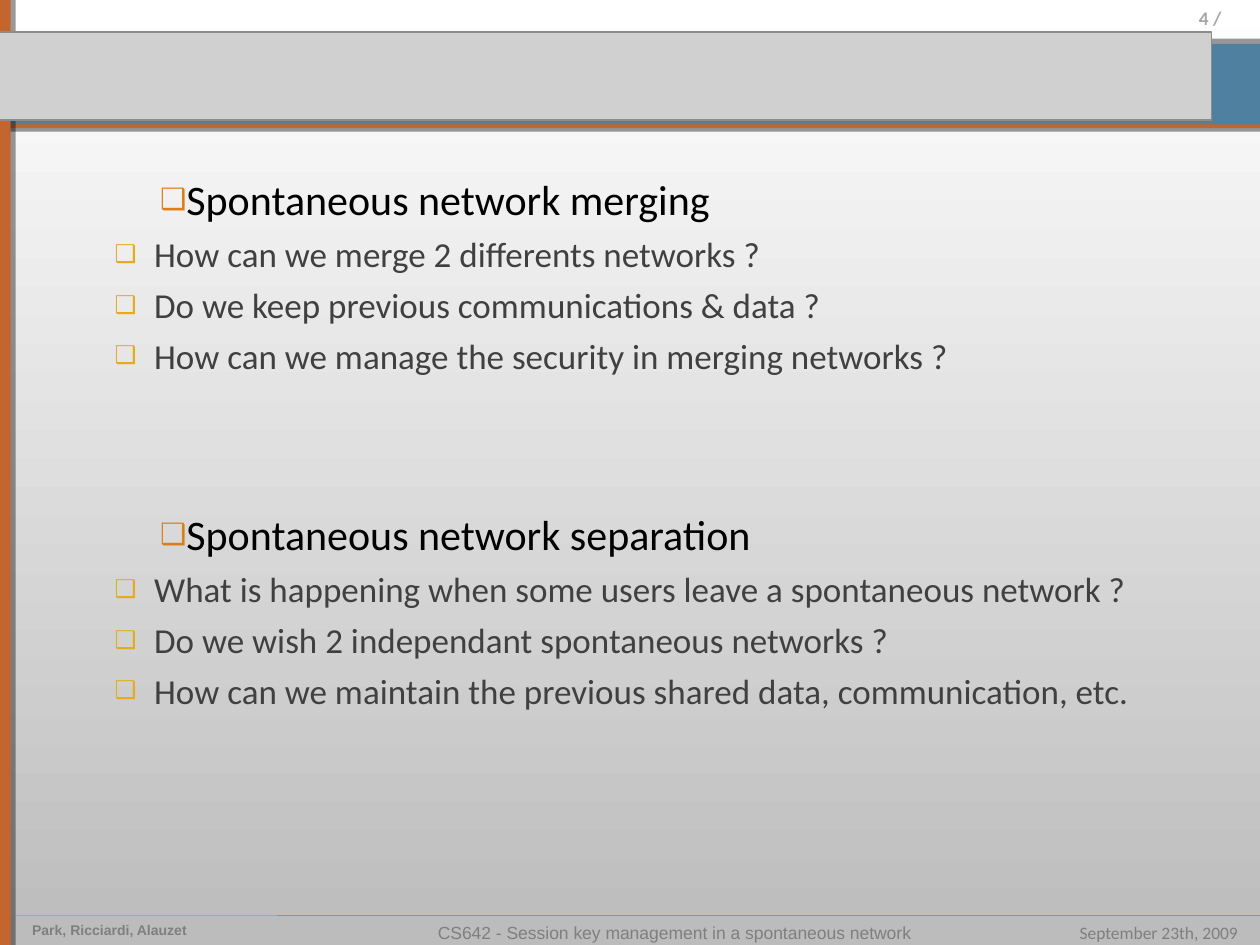
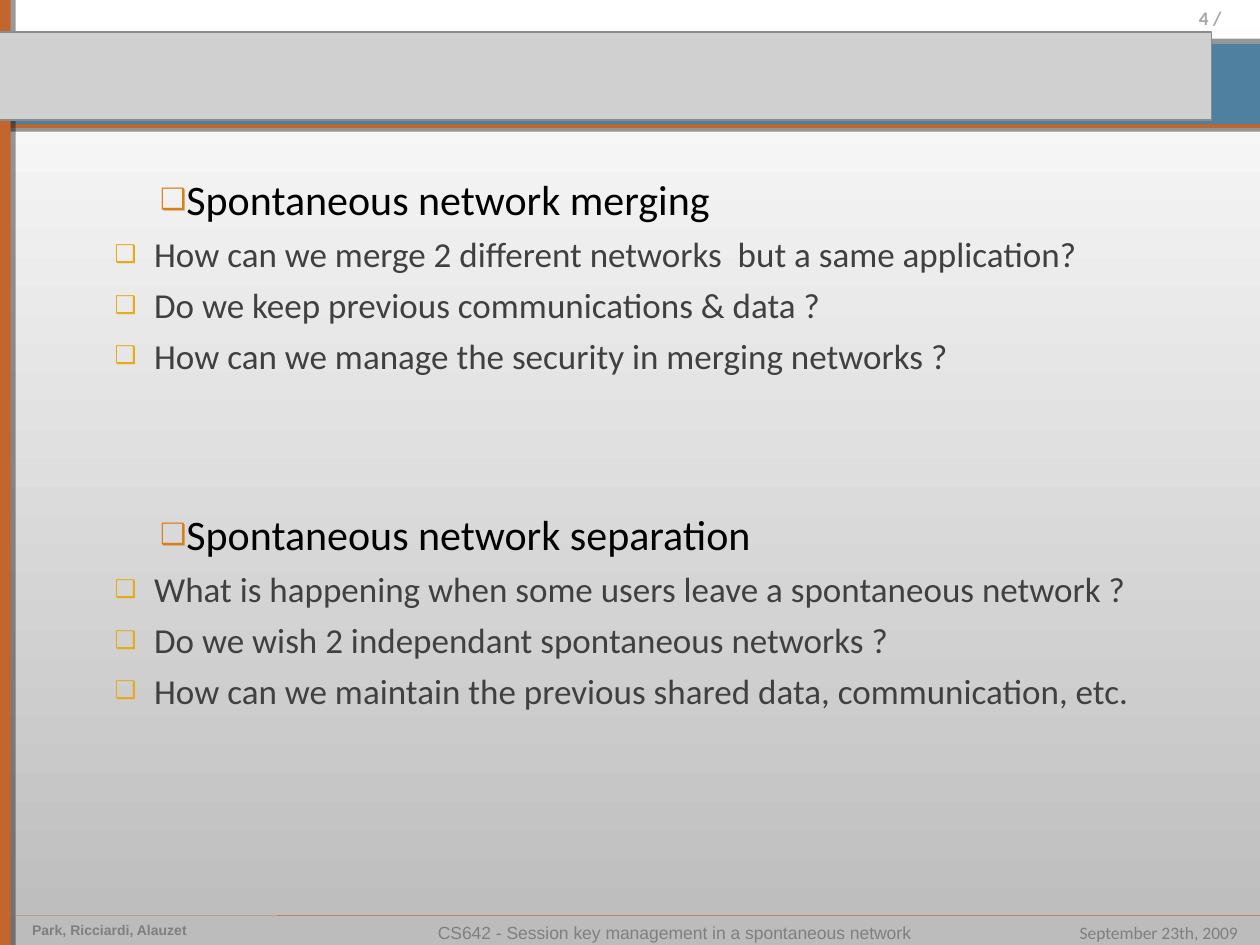
Before and after one commit to pierrealauzet/skemasnet, a slide deck: slide 4 of CS642_HGP_Proposal.ppt. Drawn at 1260x945 pixels with LibreOffice and Linux fonts; fonts in the diff are those of the drawing; grey boxes stand for pictures. Boxes give left, top, right and bottom in pixels: in the first picture for what was removed or moved away, otherwise in the second. Text is boxed around its words. In the diff, an @@ line names an element or a change of style, - is before the commit and + after.

```diff
--- a/CS642_HGP_Proposal.ppt
+++ b/CS642_HGP_Proposal.ppt
@@ text at [154,242,1076,273]: text changed @@
-  ❑ How can we merge 2 differents networks ?
+  ❑ How can we merge 2 different networks but a same application?
```
Also in this commit, not shown: 2 other slides changed, 1 slide added, 4 other files.
